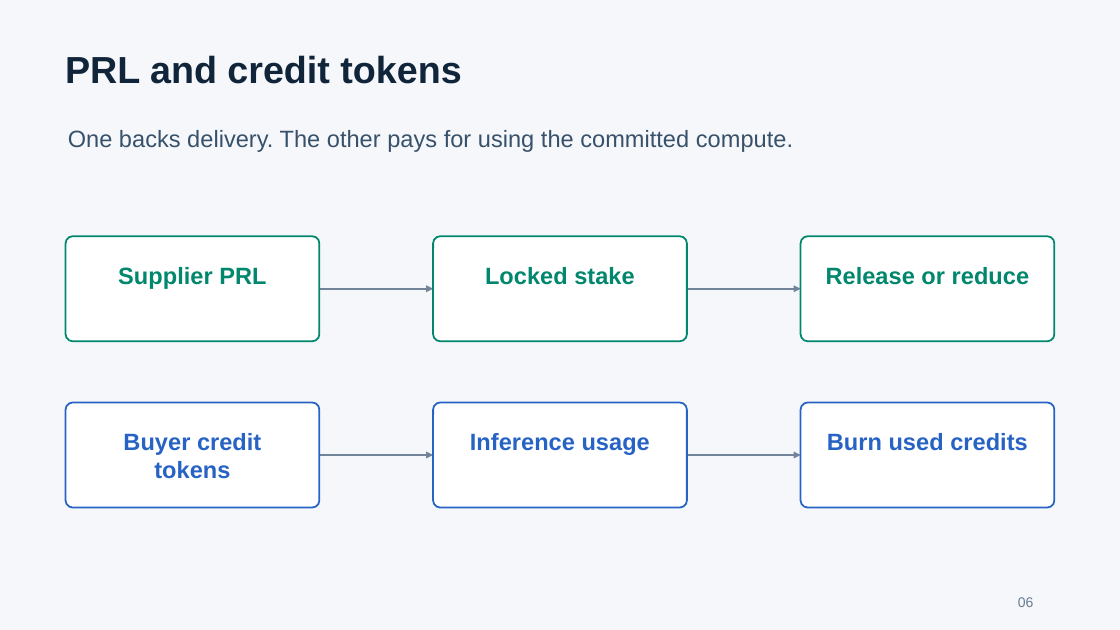
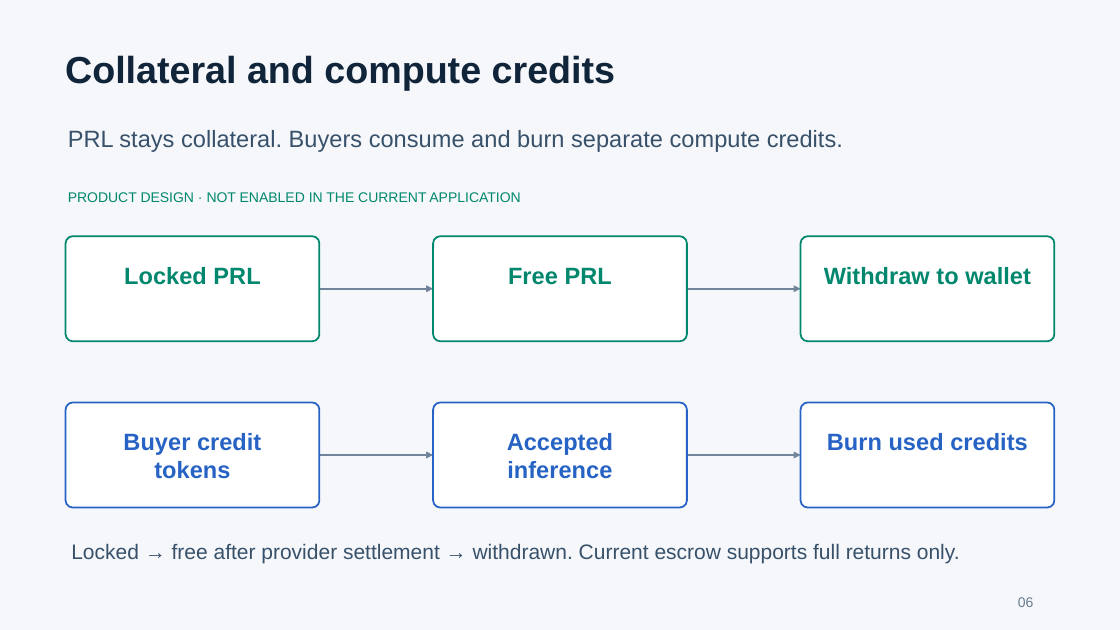
Before and after one commit to xgaozoyoe/cc-launchpad-router, a slide deck: slide 6 of apps/launchpad/public/whitepaper/ai-computing-credit-launchpad.pptx. Drawn at 1120x630 pixels with LibreOffice and Linux fonts; fonts in the diff are those of the drawing. Boxes give left, top, right and bottom in pixels: in the first picture for what was removed or moved away, otherwise in the second. Text is boxed around its words. In the diff, an @@ line names an element or a change of style, - is before the commit and + after.

Commit message:
Clarify white paper flows and proportional collateral release

```diff
--- a/apps/launchpad/public/whitepaper/ai-computing-credit-launchpad.pptx
+++ b/apps/launchpad/public/whitepaper/ai-computing-credit-launchpad.pptx
@@ text at box(65, 55, 615, 91): text changed @@
-PRL and credit tokens
+Collateral and compute credits
@@ text at box(68, 130, 843, 152): text changed @@
-One backs delivery. The other pays for using the committed compute.
+PRL stays collateral. Buyers consume and burn separate compute credits.
@@ text added at box(68, 192, 520, 202), 12 pt, text #00876D @@
+PRODUCT DESIGN · NOT ENABLED IN THE CURRENT APPLICATION
@@ text at box(124, 267, 260, 285): text changed @@
-Supplier PRL
+Locked PRL
@@ text at box(508, 267, 612, 285): text changed @@
-Locked stake
+Free PRL
@@ text at box(824, 267, 1031, 285): text changed @@
-Release or reduce
+Withdraw to wallet
@@ text at box(507, 433, 613, 479): text changed @@
-Inference usage
+Accepted inference
@@ text added at box(71, 543, 960, 564), 18 pt, text #38516B @@
+Locked → free after provider settlement → withdrawn. Current escrow supports full returns only.
```
Also in this commit, not shown: 7 other slides changed, 2 slides added, 2 slides removed, 1 other file.
